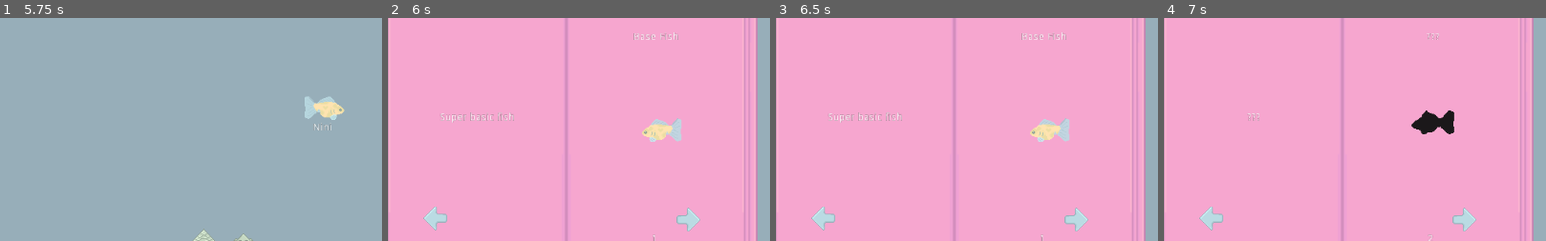
Above: before the commit, frames 1-4 (left to right).
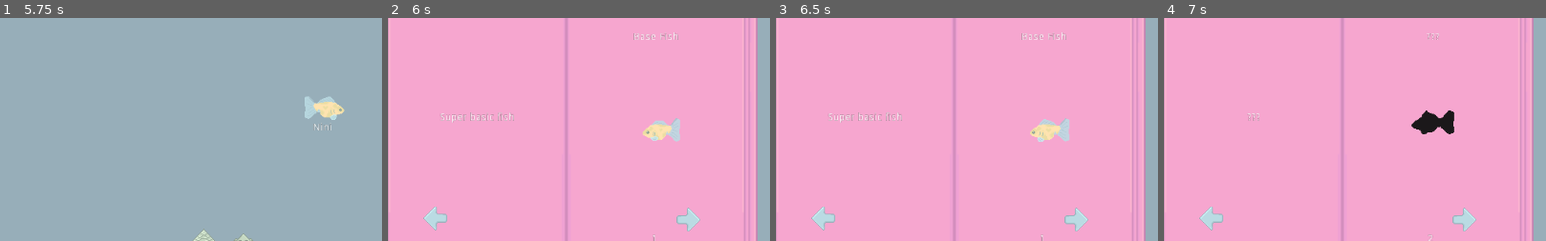
Above: after the commit, the same moments.

Repository: Struckdown/oohgamejam2020
Game: Godot game, scene res://Scenes/MainMenu.tscn
Same seed, same stepped clock (60 frames per second), same inputs: the game is played once before the commit and once after it.
Inputs (mouse positions are % of the whole screen's width and height, from its top left):
- Up to frame 1 (5.75 s): click "Play" at 0.5 s; click "Autofeeders" at 1.25 s; click "Decor" at 2 s; click "Pellets" at 2.75 s; click "Store" at 3.5 s; click "Fish" at 4.25 s; click "Sell" at 5 s
- Up to frame 2 (6 s): click "FishDex" at 5.75 s
- Up to frame 3 (6.5 s): no input
- Up to frame 4 (7 s): click (56, 68) at 6.5 s
The pictures show only the part of the screen within x 16-66%, y 23-73%; the shares and areas given below are measured in that part.

Frame 1 is identical in both runs. In frame 2, 0.1% of the frame differs, in the area x 66-77%, y 44-56%; in frame 3, less than 0.1%; in frame 4, nothing differs.

Commit message:
Updated munchin sound

Diff:
--- a/src/Scenes/FishDex.tscn
+++ b/src/Scenes/FishDex.tscn
@@ -526,7 +526,7 @@
 position = Vector2( 331.721, 164.916 )
 frames = SubResource( 70 )
 animation = "basefish"
-frame = 5
+frame = 3
 playing = true
 
 [node name="BasicFishMed" type="Control" parent="Master/Content"]
@@ -579,7 +579,6 @@
 scale = Vector2( 1.5, 1.5 )
 frames = SubResource( 70 )
 animation = "basefish"
-frame = 2
 playing = true
 
 [node name="BasicFishBig" type="Control" parent="Master/Content"]
@@ -632,7 +631,7 @@
 scale = Vector2( 2, 2 )
 frames = SubResource( 70 )
 animation = "basefish"
-frame = 2
+frame = 6
 playing = true
 
 [node name="DiamondFIsh" type="Control" parent="Master/Content"]
@@ -685,6 +684,7 @@
 scale = Vector2( 2, 2 )
 frames = SubResource( 70 )
 animation = "diamond"
+frame = 6
 playing = true
 
 [node name="GoldFishMed" type="Control" parent="Master/Content"]
@@ -737,6 +737,7 @@
 scale = Vector2( 1.5, 1.5 )
 frames = SubResource( 70 )
 animation = "goldfish"
+frame = 6
 playing = true
 
 [node name="GoldFishBig" type="Control" parent="Master/Content"]
@@ -789,7 +790,7 @@
 scale = Vector2( 2, 2 )
 frames = SubResource( 70 )
 animation = "goldfish"
-frame = 7
+frame = 4
 playing = true
 
 [node name="ShadowFish" type="Control" parent="Master/Content"]
@@ -842,7 +843,7 @@
 scale = Vector2( 1.5, 1.5 )
 frames = SubResource( 70 )
 animation = "shadow"
-frame = 4
+frame = 2
 playing = true
 
 [node name="SkeletonFish" type="Control" parent="Master/Content"]
@@ -895,7 +896,7 @@
 scale = Vector2( 2, 2 )
 frames = SubResource( 70 )
 animation = "skele"
-frame = 1
+frame = 7
 playing = true
 
 [node name="UniFish" type="Control" parent="Master/Content"]
@@ -948,7 +949,7 @@
 scale = Vector2( 1.5, 1.5 )
 frames = SubResource( 70 )
 animation = "unifish"
-frame = 5
+frame = 3
 playing = true
 
 [node name="UberFish" type="Control" parent="Master/Content"]
@@ -1001,7 +1002,6 @@
 scale = Vector2( 2, 2 )
 frames = SubResource( 70 )
 animation = "uberfish"
-frame = 2
 playing = true
 
 [node name="RainbowFish" type="Control" parent="Master/Content"]
@@ -1054,6 +1054,7 @@
 scale = Vector2( 2, 2 )
 frames = SubResource( 70 )
 animation = "rainbow"
+frame = 4
 playing = true
 
 [node name="MysteryFish" type="Control" parent="Master"]
Not shown, removed: src/Audio/updatemunchin.wav.import
Not shown, changed: src/Audio/munchin.wav
Not shown, removed: src/Audio/updatemunchin.wav
